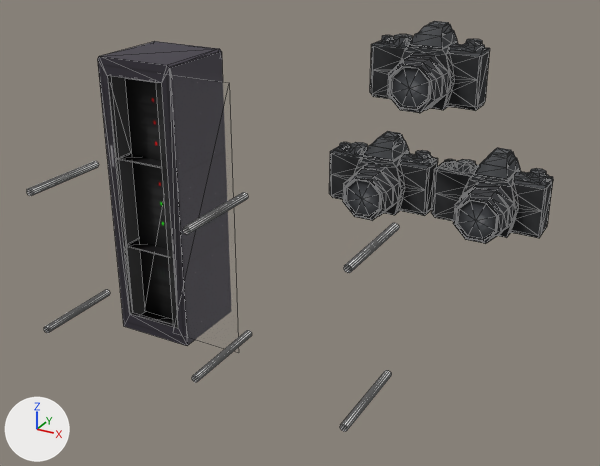
The glTF model Scene_2.glb: old version first, new version second.
Both versions are drawn from a 50 mm lens placed at (2.86, -4.26, 3.88), pointed at (-0.25, 1.4, 1.05). Every picture has the same lights, and +X, +Y and +Z are marked at lower left. The older version comes first. Mesh edges are drawn as thin lines. Where no turn or scale is listed for an object, it has been applied to the vertices. Vertices at exactly the same position are counted once.

Script lines for the objects in view, before the commit:
```python
me_object_0 = bpy.data.meshes.new('Object_0')
me_object_0.from_pydata([(-1.24, 0.85, 2.42), (-1.24, 0.85, 0.08), (-0.55, 0.85, 2.42), (-0.55, 0.85, 0.08)], [], [(0, 1, 2), (2, 1, 3)])
me_object_0.materials.append(mat_anisotropic2sg)  # grey #bcbcbc
me_object_1 = bpy.data.meshes.new('Object_1')
me_object_1.from_pydata(...)  # 58 vertices, 88 faces; spans x -1.73..-1.01, y 0.84..1.56, z 0.0..2.5
me_object_1.materials.append(mat_blinn4sg)  # picture img_image_0
me_plane = bpy.data.meshes.new('Plane')
me_plane.from_pydata(...)  # 24 vertices, 24 faces; spans x -1.229..-1.179, y 0.0..0.653, z 1.886..1.936
ob_object_2 = bpy.data.objects.new('Object_2', me_object_0)
ob_object_2.location = (0.0, 0.0, 0.0)
ob_object_3 = bpy.data.objects.new('Object_3', me_object_1)
ob_object_3.location = (-0.069, 0.0, 0.0)
ob_plane = bpy.data.objects.new('Plane', me_plane)
ob_plane.location = (0.0, -0.592, 0.0)
# also in view: 'M_Camera_T_Camera_0.001' at (0.72, 3.49, 0.86); 'M_Camera_T_Camera_0.002' at (-0.5, 3.49, 0.86); 'Plane.004' at (0.09, -0.28, 0.87); 'Plane.005' at (1.15, -0.28, 0.87); 'Plane.002' at (1.15, -0.28, 1.91)
```
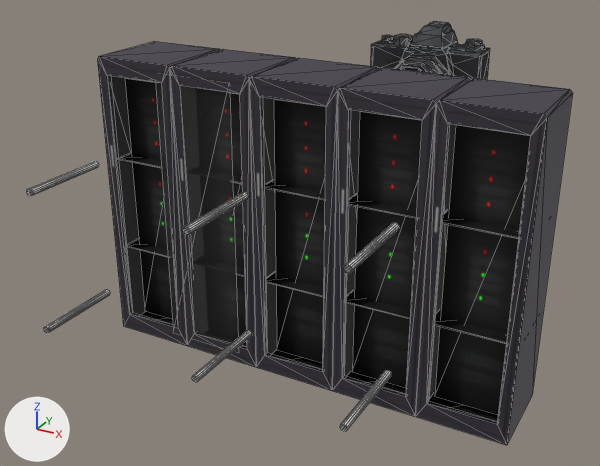
Location of each change, (x1, y1, x2, y2) in pixels of the pictures (600 x 466 px):
'Object_3', reshaped (278% wider, 32% taller): before (98, 41, 223, 346); after (98, 41, 573, 445)
part 1 of me_object_1, added (mostly hidden): after (236, 266, 245, 277)
part 2 of me_object_1, added (mostly hidden): after (233, 175, 242, 184)
part 3 of me_object_1, added: after (230, 93, 247, 341)
part 4 of me_object_1, added: after (266, 272, 324, 297)
part 5 of me_object_1, added: after (264, 179, 325, 200)
part 6 of me_object_1, added: after (274, 99, 326, 363)
part 7 of me_object_1, added: after (346, 290, 411, 319)
part 8 of me_object_1, added: after (349, 194, 417, 218)
part 9 of me_object_1, added: after (352, 111, 422, 388)
part 10 of me_object_1, added: after (435, 309, 508, 344)
part 11 of me_object_1, added: after (442, 210, 520, 239)
part 12 of me_object_1, added: after (435, 125, 531, 415)
part 13 of me_object_1, added: after (170, 49, 573, 445)
'M_Camera_T_Camera_0.001', unchanged, covered by the edit: before (431, 148, 553, 244)
'M_Camera_T_Camera_0.002', unchanged, covered by the edit: before (329, 131, 438, 220)

The change in detail:
me_object_1 is used by ob_object_3; location (-0.069, 0.0, 0.0).
me_object_1 had 58 vertices, 88 faces and spanned x -1.73..-1.01, y 0.84..1.56, z 0.0..2.5.
me_object_1 now has 282 vertices, 440 faces and spans x -1.73..1.86, y 0.84..1.56, z 0.0..2.5.
me_object_1 part 1: a new loose piece, a box spanning x -0.999..-0.306, y 0.952..1.533, z 0.77..0.78, in mat_blinn4sg (picture img_image_0).
me_object_1 part 2: a new loose piece, a box spanning x -0.999..-0.306, y 0.952..1.533, z 1.592..1.603, in mat_blinn4sg (picture img_image_0).
me_object_1 part 3: the loose piece of 6 vertices spanning x -1.67..-1.07, y 1.07..1.4, z 0.07..2.28 is copied, and the copy is moved by (0.72, 0.0, 0.0); it spans x -0.95..-0.35, y 1.07..1.4, z 0.07..2.28.
me_object_1 part 4: a new loose piece, a box spanning x -0.28..0.413, y 0.952..1.533, z 0.77..0.78, in mat_blinn4sg (picture img_image_0).
me_object_1 part 5: a new loose piece, a box spanning x -0.28..0.413, y 0.952..1.533, z 1.592..1.603, in mat_blinn4sg (picture img_image_0).
me_object_1 part 6: the loose piece of 6 vertices spanning x -1.67..-1.07, y 1.07..1.4, z 0.07..2.28 is copied, and the copy is moved by (1.44, 0.0, 0.0); it spans x -0.23..0.37, y 1.07..1.4, z 0.07..2.28.
me_object_1 part 7: a new loose piece, a box spanning x 0.439..1.132, y 0.952..1.533, z 0.77..0.78, in mat_blinn4sg (picture img_image_0).
me_object_1 part 8: a new loose piece, a box spanning x 0.439..1.132, y 0.952..1.533, z 1.592..1.603, in mat_blinn4sg (picture img_image_0).
me_object_1 part 9: the loose piece of 6 vertices spanning x -1.67..-1.07, y 1.07..1.4, z 0.07..2.28 is copied, and the copy is moved by (2.16, 0.0, 0.0); it spans x 0.49..1.08, y 1.07..1.4, z 0.07..2.28.
me_object_1 part 10: a new loose piece, a box spanning x 1.158..1.851, y 0.952..1.533, z 0.77..0.78, in mat_blinn4sg (picture img_image_0).
me_object_1 part 11: a new loose piece, a box spanning x 1.158..1.851, y 0.952..1.533, z 1.592..1.603, in mat_blinn4sg (picture img_image_0).
me_object_1 part 12: the loose piece of 6 vertices spanning x -1.67..-1.07, y 1.07..1.4, z 0.07..2.28 is copied, and the copy is moved by (2.88, 0.0, 0.0); it spans x 1.21..1.8, y 1.07..1.4, z 0.07..2.28.
me_object_1 part 13: 104 vertices added at x -1.01..1.86, y 0.84..1.56, z 0.0..2.5.
Other edits to the shape of me_object_1 do not show in these pictures.
